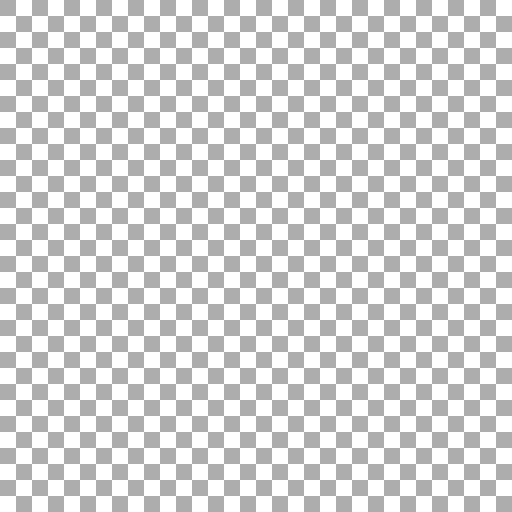
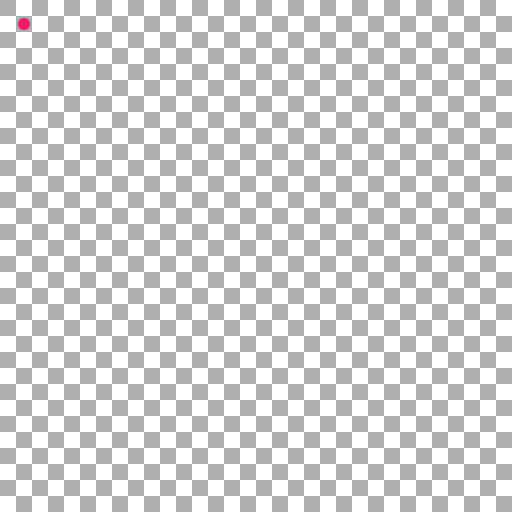
The second w=512, h=512 image is a revision of the first. Changes to its layers:
added layer "Layer 1" above "Layer 1 copy" over [18, 18, 30, 30]
